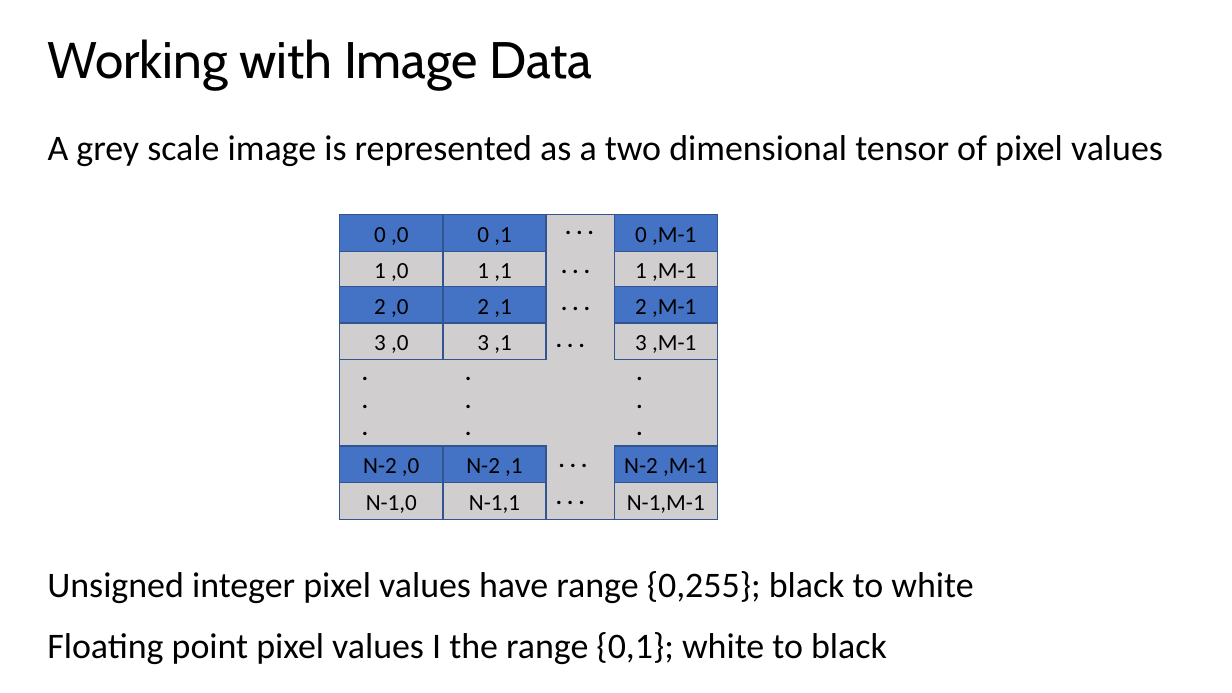
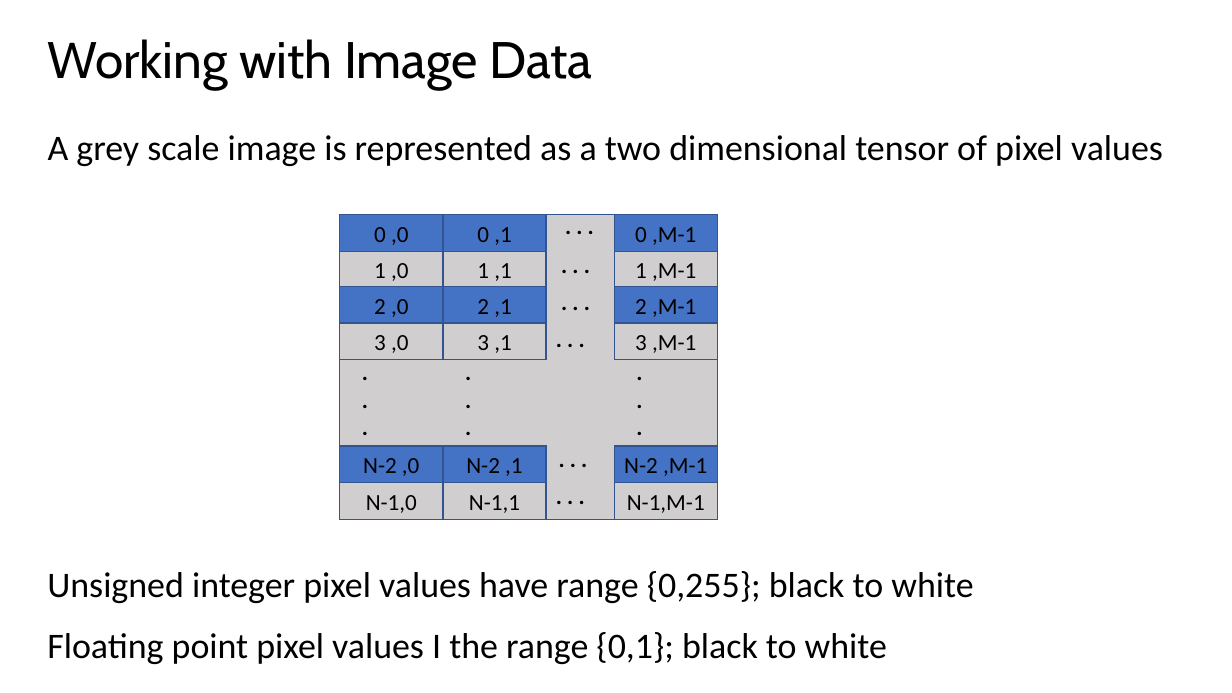
Before and after one commit to StephenElston/CSCI-E25, a slide deck: slide 24 of Slides/1_Introduction.pptx. Drawn at 1232x693 pixels with LibreOffice and Linux fonts; fonts in the diff are those of the drawing. Boxes give left, top, right and bottom in pixels: in the first picture for what was removed or moved away, otherwise in the second. Text is boxed around its words. In the diff, an @@ line names an element or a change of style, - is before the commit and + after.

Commit message:
Corrected typos noticed in lecture

```diff
--- a/Slides/1_Introduction.pptx
+++ b/Slides/1_Introduction.pptx
@@ text at box(47, 632, 887, 664): text changed @@
-Floating point pixel values I the range {0,1}; white to black
+Floating point pixel values I the range {0,1}; black to white
```
Also in this commit, not shown: 8 other slides changed.
